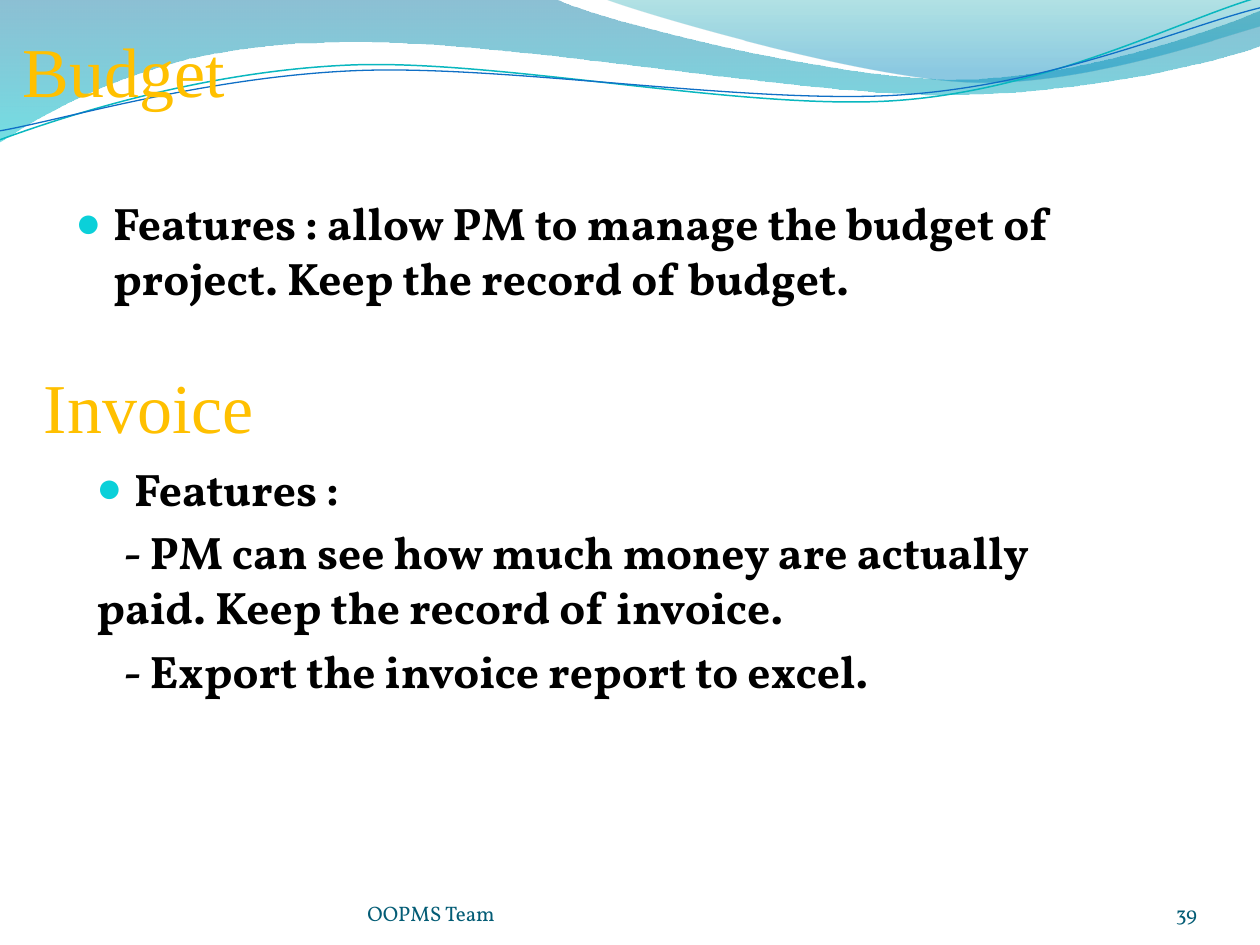
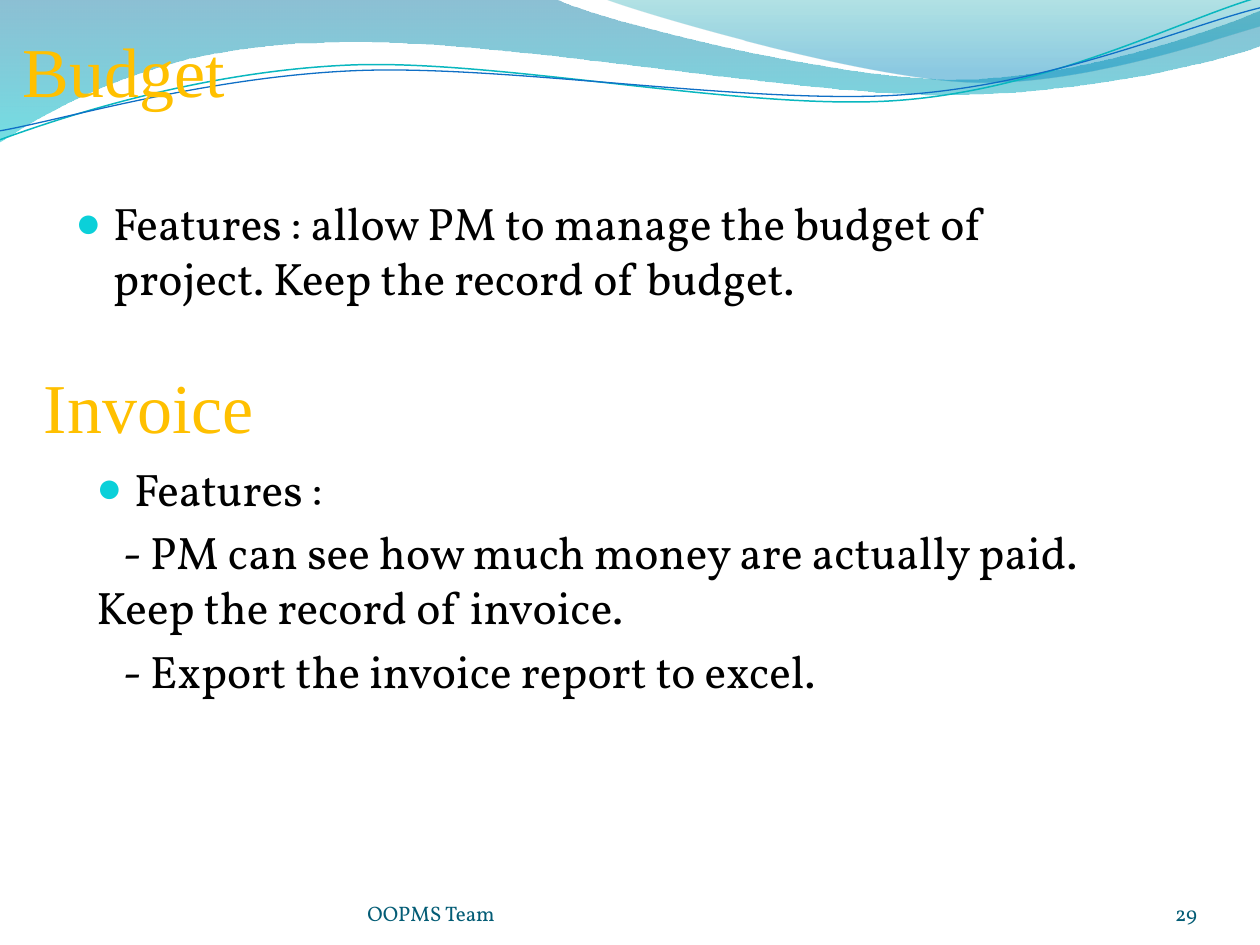
Before and after one commit to gofpattern/oopms, a slide deck: slide 29 of Document/Report/Presentation/OOPMS_Presentation_v1.0.pptx (slide 39 before the commit). Drawn at 1260x945 pixels with LibreOffice and Linux fonts; fonts in the diff are those of the drawing; background and template pictures are left out. Boxes give left, top, right and bottom in pixels: in the first picture for what was removed or moved away, otherwise in the second. Text is boxed around its words. In the diff, an @@ line names an element or a change of style, - is before the commit and + after.

```diff
--- a/Document/Report/Presentation/OOPMS_Presentation_v1.0.pptx
+++ b/Document/Report/Presentation/OOPMS_Presentation_v1.0.pptx
@@ text "Features : allow PM to ..." at (113, 207, 980, 307): bold off @@
@@ text "Features :" at (96, 475, 1077, 699): bold off @@
@@ page number at (1175, 910, 1197, 925): text changed @@
-39
+29
```
Also in this commit, not shown: 8 other slides changed, 2 slides added, 3 slides removed, 1 other file.
